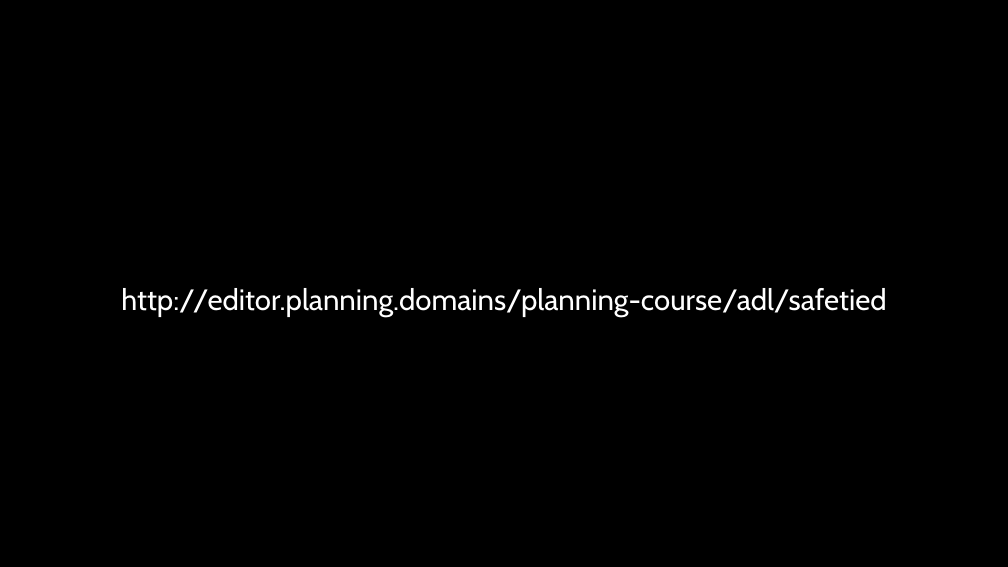
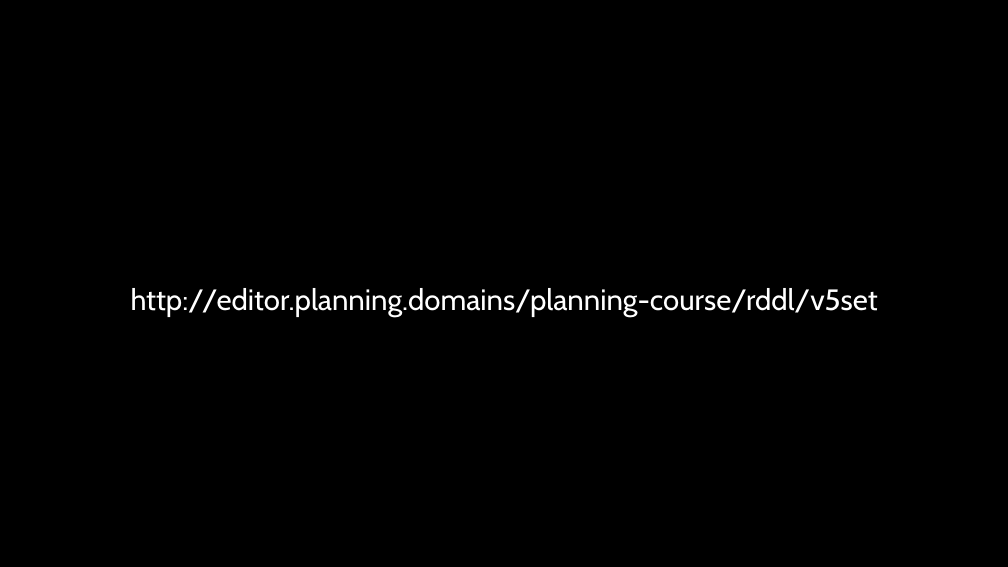
Before and after one commit to AI-Planning/modeling-in-pddl, a slide deck: slide 30 of exercises/cisc-813/rddl/slides.pptx (slide 32 before the commit). Drawn at 1008x567 pixels with LibreOffice and Linux fonts; fonts in the diff are those of the drawing. Boxes give left, top, right and bottom in pixels: in the first picture for what was removed or moved away, otherwise in the second. Text is boxed around its words. In the diff, an @@ line names an element or a change of style, - is before the commit and + after.

Commit message:
Finished up the final rddl tasks.

```diff
--- a/exercises/cisc-813/rddl/slides.pptx
+++ b/exercises/cisc-813/rddl/slides.pptx
@@ text at <box>131,288,878,317</box>: text changed @@
-http://editor.planning.domains/planning-course/adl/safetied
+http://editor.planning.domains/planning-course/rddl/v5set
```
Also in this commit, not shown: 8 other slides changed, 2 slides removed.
